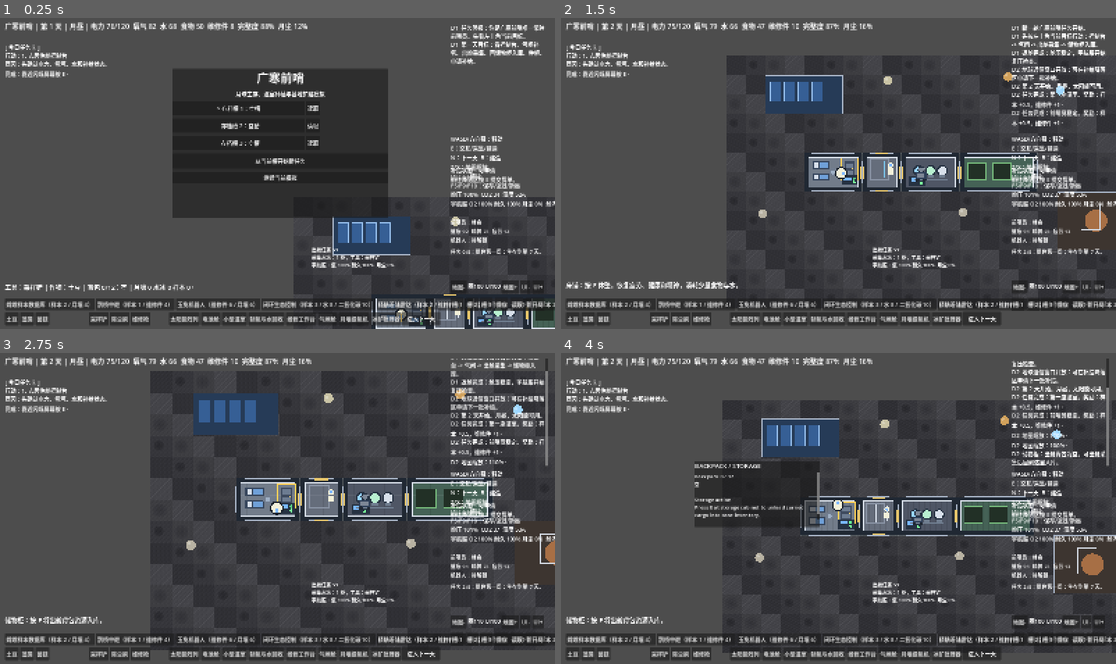
Above: before the commit, frames 1-4 (two rows, left to right).
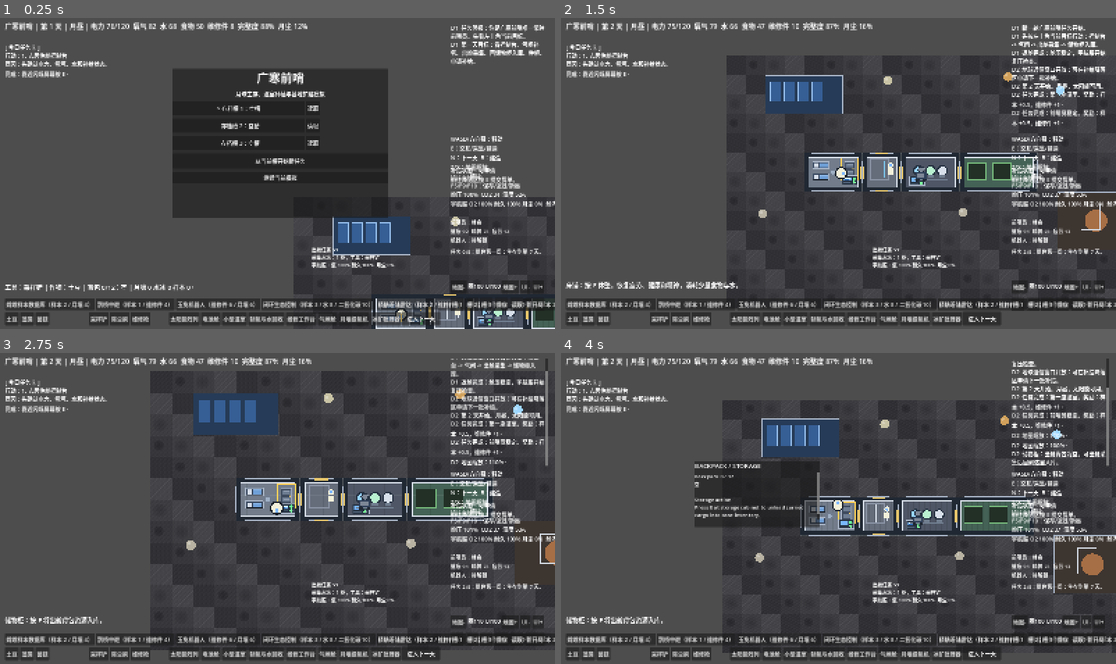
Above: after the commit, the same moments.

Repository: chinnseii/guanghan-outpost
Game: Godot game, scene res://scenes/main.tscn
The game is run twice, just before and just after one commit, with the same random seed, the same clock (stepped at 60 frames per second) and the same inputs.
Inputs:
- Up to frame 1 (0.25 s): no input
- Up to frame 2 (1.5 s): click "从当前槽开始新任务" at 0.5 s; hold D (move_right) from 1.28 s (still down); hold N (advance_day) from 1.28 s (still down)
- Up to frame 3 (2.75 s): release D (move_right) at 2.03 s; release N (advance_day) at 2.03 s; hold S (move_down) from 2.03 s (still down); tap Z (camera_zoom_in) at 2.1 s
- Up to frame 4 (4 s): release S (move_down) at 2.78 s; hold D (move_right) 2.78-3.53 s; hold X (camera_zoom_out) 2.78-3.53 s; hold W (move_up) from 3.53 s (still down); tap E (interact) at 3.6 s

The runs differ from the first frame. In frame 1, 0.1% of the frame differs, in the area x 68-89%, y 91-100%; in frame 2, 0.1%; in frame 3, 0.2%, in the area x 44-67%, y 43-52%; in frame 4, 0.2%.

Commit message:
Add facility sprite assets

Diff:
--- a/scripts/module_visual.gd
+++ b/scripts/module_visual.gd
@@ -1,14 +1,35 @@
 extends Node2D
 
 const TILE := 56
+const BED_TEXTURE_PATH := "res://assets/sprites/facilities/bed.png"
+const STORAGE_TEXTURE_PATH := "res://assets/sprites/facilities/storage.png"
+const CONSOLE_TEXTURE_PATH := "res://assets/sprites/facilities/console.png"
+const ROBOT_CHARGER_TEXTURE_PATH := "res://assets/sprites/facilities/robot_charger.png"
 
 var module_data: Dictionary = {}
 var module_def: Dictionary = {}
 var highlighted := false
 var anim_time := 0.0
+var bed_texture: Texture2D
+var storage_texture: Texture2D
+var console_texture: Texture2D
+var robot_charger_texture: Texture2D
 
 func _ready() -> void:
+	_load_facility_textures()
 	set_process(true)
+
+func _load_facility_textures() -> void:
+	bed_texture = _load_png_texture(BED_TEXTURE_PATH)
+	storage_texture = _load_png_texture(STORAGE_TEXTURE_PATH)
+	console_texture = _load_png_texture(CONSOLE_TEXTURE_PATH)
+	robot_charger_texture = _load_png_texture(ROBOT_CHARGER_TEXTURE_PATH)
+
+func _load_png_texture(path: String) -> Texture2D:
+	var image: Image = Image.load_from_file(path)
+	if image == null or image.is_empty():
+		return null
+	return ImageTexture.create_from_image(image)
 
 func _process(delta: float) -> void:
 	anim_time += delta
@@ -154,7 +175,11 @@
 		_draw_status_light(battery.position + Vector2(10, -6), i % 2 == 0)
 
 func _draw_bed(pos: Vector2) -> void:
-	draw_rect(Rect2(pos, Vector2(48, 22)), Color("#38475e"))
+	var rect := Rect2(pos, Vector2(48, 22))
+	if bed_texture != null:
+		draw_texture_rect(bed_texture, rect, false)
+		return
+	draw_rect(rect, Color("#38475e"))
 	draw_rect(Rect2(pos + Vector2(4, 4), Vector2(14, 14)), Color("#d8e0eb"))
 	draw_rect(Rect2(pos + Vector2(20, 4), Vector2(24, 14)), Color("#6fa0d8"))
 
@@ -165,14 +190,22 @@
 	draw_rect(rect.grow(4), Color(1.0, 0.82, 0.34, pulse), false, 3)
 
 func _draw_storage(pos: Vector2) -> void:
-	draw_rect(Rect2(pos, Vector2(30, 44)), Color("#3f4b5f"))
+	var rect := Rect2(pos, Vector2(30, 44))
+	if storage_texture != null:
+		draw_texture_rect(storage_texture, rect, false)
+		return
+	draw_rect(rect, Color("#3f4b5f"))
 	draw_rect(Rect2(pos + Vector2(4, 5), Vector2(22, 12)), Color("#6d7c91"))
 	draw_rect(Rect2(pos + Vector2(4, 25), Vector2(22, 12)), Color("#6d7c91"))
 	draw_circle(pos + Vector2(24, 22), 2, Color("#e7c66b"))
 
 func _draw_console(pos: Vector2, animated: bool) -> void:
-	draw_rect(Rect2(pos, Vector2(46, 28)), Color("#263242"))
-	draw_rect(Rect2(pos + Vector2(5, 5), Vector2(22, 10)), Color("#79b8ff"))
+	var rect := Rect2(pos, Vector2(46, 28))
+	if console_texture != null:
+		draw_texture_rect(console_texture, rect, false)
+	else:
+		draw_rect(rect, Color("#263242"))
+		draw_rect(Rect2(pos + Vector2(5, 5), Vector2(22, 10)), Color("#79b8ff"))
 	_draw_status_light(pos + Vector2(35, 9), animated)
 	_draw_status_light(pos + Vector2(35, 20), not animated)
 
@@ -182,9 +215,13 @@
 	draw_rect(Rect2(center + Vector2(-8, 13), Vector2(16, 8)), Color("#6f7d8f"))
 
 func _draw_robot_charger(pos: Vector2) -> void:
-	draw_rect(Rect2(pos, Vector2(38, 48)), Color("#263242"))
-	draw_rect(Rect2(pos + Vector2(7, 8), Vector2(24, 24)), Color("#4d5f75"))
-	draw_line(pos + Vector2(12, 40), pos + Vector2(30, 40), Color("#e7c66b"), 3)
+	var rect := Rect2(pos, Vector2(38, 48))
+	if robot_charger_texture != null:
+		draw_texture_rect(robot_charger_texture, rect, false)
+	else:
+		draw_rect(rect, Color("#263242"))
+		draw_rect(Rect2(pos + Vector2(7, 8), Vector2(24, 24)), Color("#4d5f75"))
+		draw_line(pos + Vector2(12, 40), pos + Vector2(30, 40), Color("#e7c66b"), 3)
 	_draw_status_light(pos + Vector2(30, 8), true)
 
 func _draw_suit_rack(pos: Vector2) -> void:
Binary file added: assets/sprites/facilities/bed.png
Binary file added: assets/sprites/facilities/console.png
Binary file added: assets/sprites/facilities/robot_charger.png
Binary file added: assets/sprites/facilities/storage.png
Not shown, added: scripts/robot_task_manager.gd.uid
Not shown, changed: ITERATION_PLAN.md
Not shown, changed: README.md
